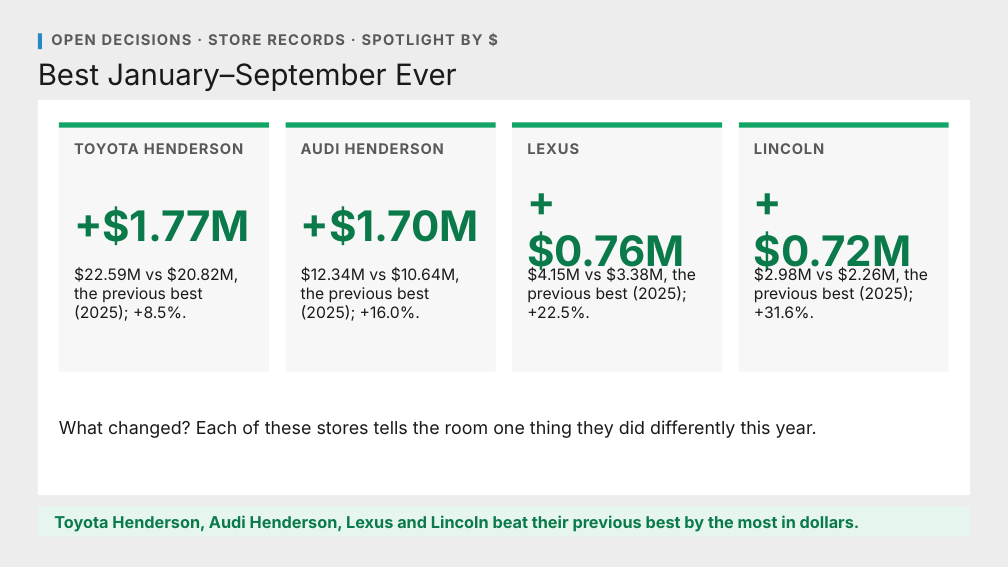
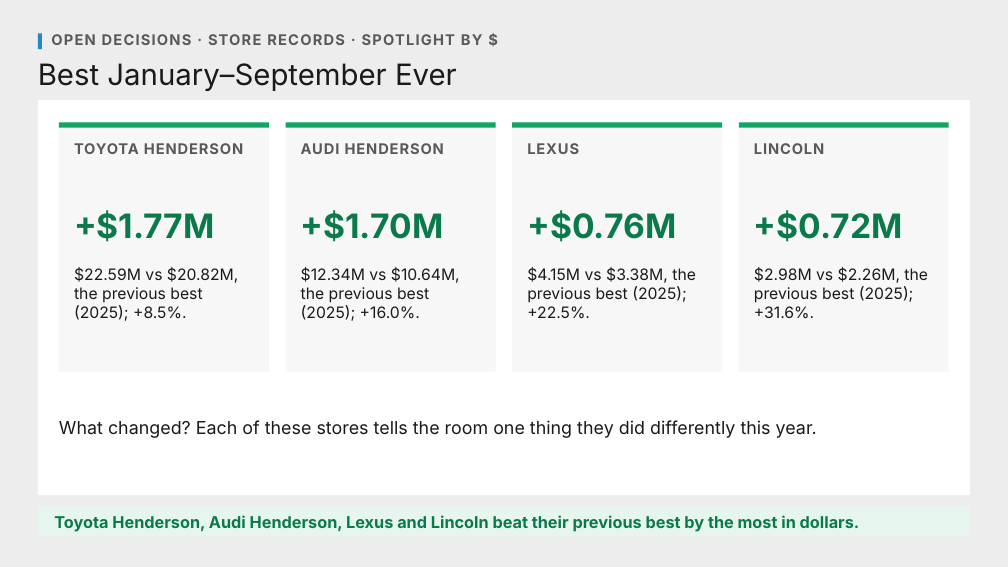
Before and after one commit to Ndresner/Noah, a slide deck: slide 170 of day2-deck/decks/Fixed Ops - Day 2 Example Test Deck.pptx (slide 179 before the commit). Drawn at 1008x567 pixels with LibreOffice and Linux fonts; fonts in the diff are those of the drawing. Boxes give left, top, right and bottom in pixels: in the first picture for what was removed or moved away, otherwise in the second. Text is boxed around its words. In the diff, an @@ line names an element or a change of style, - is before the commit and + after.

```diff
--- a/day2-deck/decks/Fixed Ops - Day 2 Example Test Deck.pptx
+++ b/day2-deck/decks/Fixed Ops - Day 2 Example Test Deck.pptx
@@ size 40 to 32 pt in 4 elements at box(74, 210, 215, 242), box(301, 210, 444, 242), box(527, 210, 676, 242), box(754, 210, 903, 242) @@
```
Also in this commit, not shown: 13 slides removed, 6 other files.
